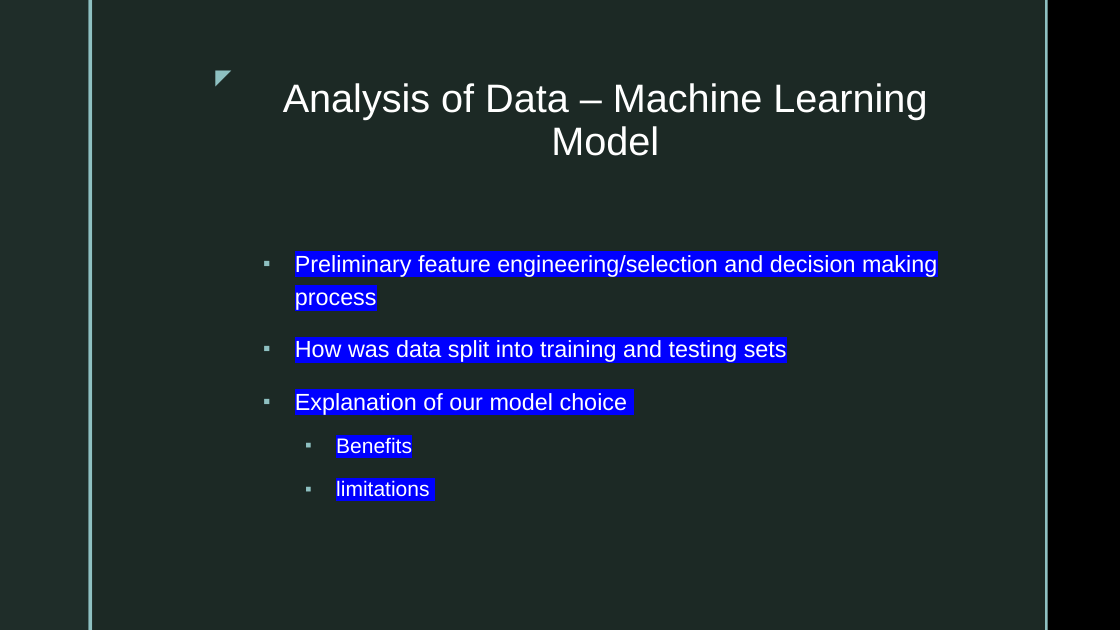
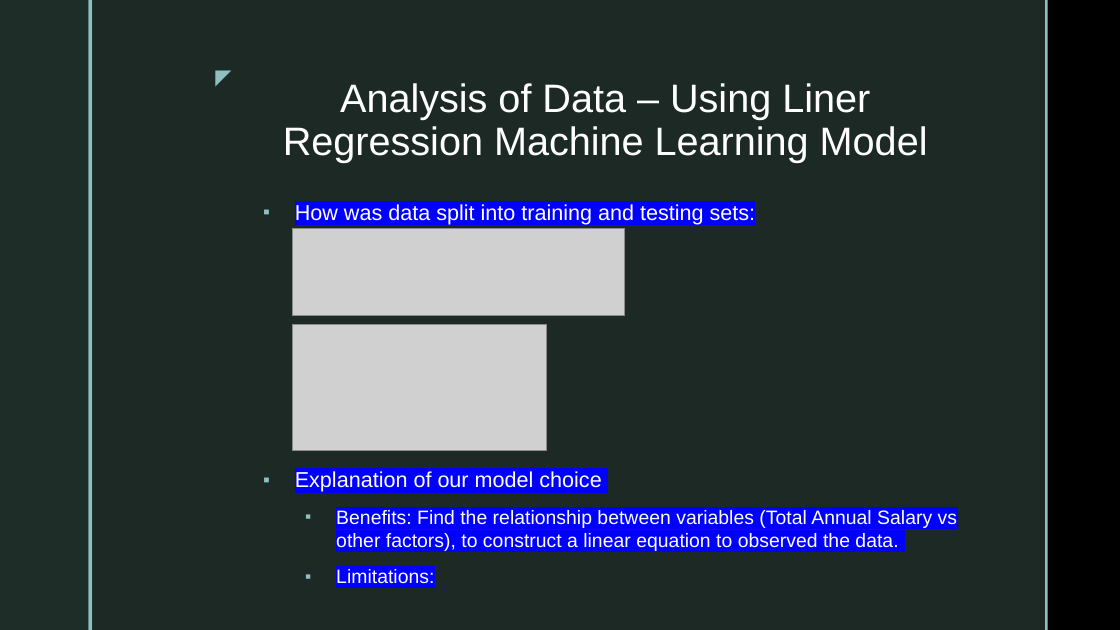
Before and after one commit to Sirius0531/final_project, a slide deck: slide 5 of 2nd Segment Project Deliverable/Deliverable2_Storyboard.pptx. Drawn at 1120x630 pixels with LibreOffice and Linux fonts; fonts in the diff are those of the drawing; grey boxes stand for pictures; background and template pictures are left out. Boxes give left, top, right and bottom in pixels: in the first picture for what was removed or moved away, otherwise in the second. Text is boxed around its words. In the diff, an @@ line names an element or a change of style, - is before the commit and + after.

Commit message:
3/23 update

```diff
--- a/2nd Segment Project Deliverable/Deliverable2_Storyboard.pptx
+++ b/2nd Segment Project Deliverable/Deliverable2_Storyboard.pptx
@@ title at [283,83,928,163]: text changed @@
-Analysis of Data – Machine Learning Model
+Analysis of Data – Using Liner Regression Machine Learning Model
@@ text at [295,203,756,225]: text changed; size 20 to 18.5 pt @@
-▪ Preliminary feature engineering/selection and decision making process
-▪ How was data split into training and testing sets
+▪ How was data split into training and testing sets:
@@ picture added at [292,229,625,315] @@
@@ picture added at [292,324,546,450] @@
@@ text at [295,471,601,492]: size 20 to 18.5 pt in "Explanation of our model choice"; line spacing 1.2 to 1 @@
@@ text at [336,510,957,583]: text changed; size 18 to 16.6 pt @@
-  ▪ Benefits
-  ▪ limitations
+  ▪ Benefits: Find the relationship between variables (Total Annual Salary vs other factors), to construct a linear equation to observed the data.
+  ▪ Limitations:
```
Also in this commit, not shown: 4 other slides changed, 4 slides added, 1 slide removed.
